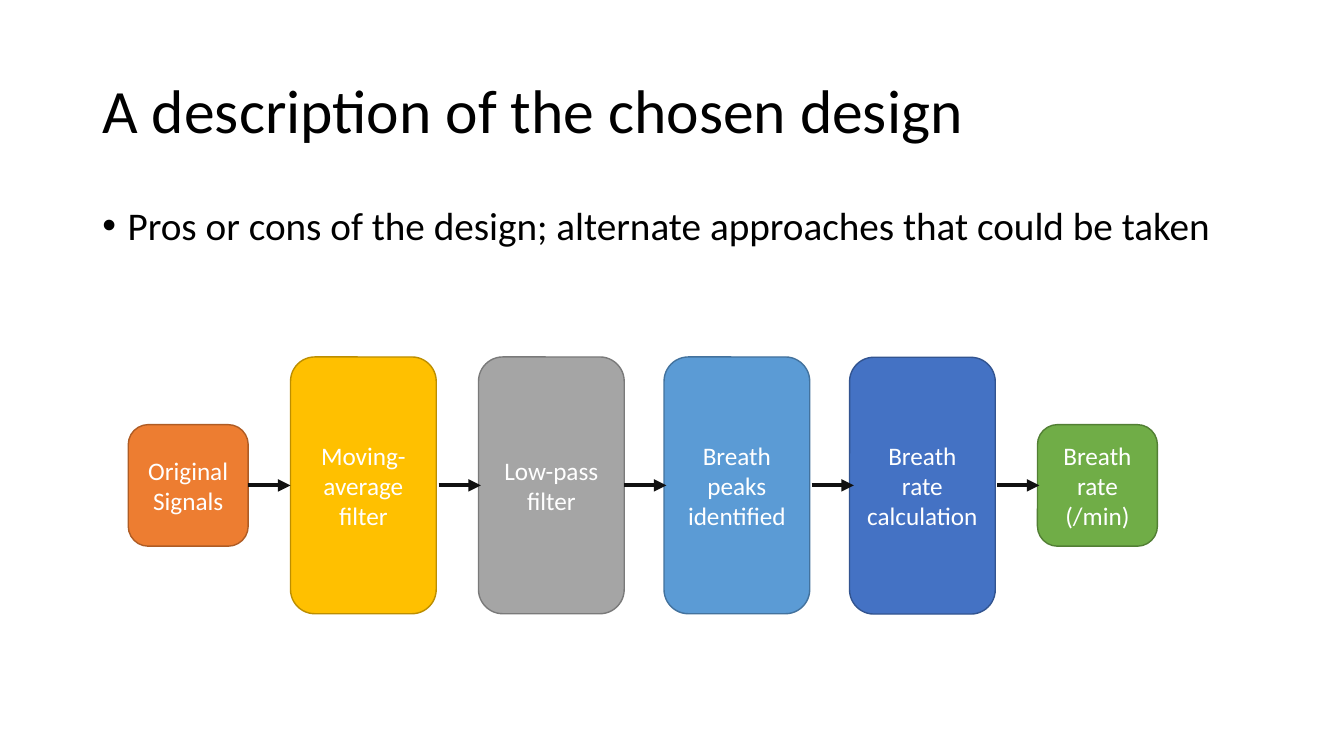
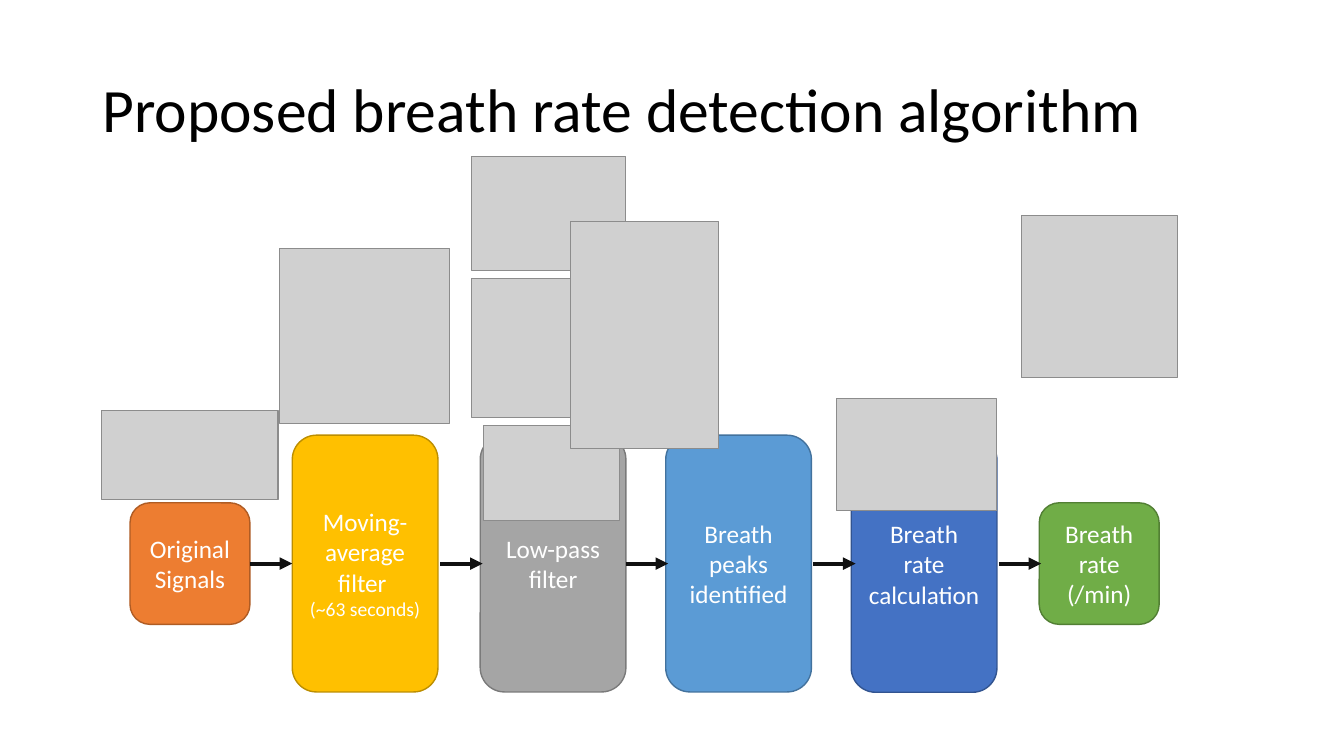
Before and after one commit to AoibheT-H/Algorithm_Challenge, a slide deck: slide 2 of Aoibhe_Turner_Heaney_Algorithm_Challenge_Presentation.pptx. Drawn at 1344x756 pixels with LibreOffice and Linux fonts; fonts in the diff are those of the drawing; grey boxes stand for pictures. Boxes give left, top, right and bottom in pixels: in the first picture for what was removed or moved away, otherwise in the second. Text is boxed around its words. In the diff, an @@ line names an element or a change of style, - is before the commit and + after.

Commit message:
Added to presentation

```diff
--- a/Aoibhe_Turner_Heaney_Algorithm_Challenge_Presentation.pptx
+++ b/Aoibhe_Turner_Heaney_Algorithm_Challenge_Presentation.pptx
@@ title at [102,89,1140,143]: text changed @@
-A description of the chosen design
+Proposed breath rate detection algorithm
@@ picture added at [472,156,626,271] @@
@@ text removed at [128,212,1210,247] @@
-• Pros or cons of the design; alternate approaches that could be taken
@@ picture added at [571,221,719,449] @@
@@ picture added at [1021,216,1178,378] @@
@@ picture added at [279,248,450,423] @@
@@ picture added at [472,278,626,417] @@
@@ picture added at [102,411,278,500] @@
@@ picture added at [837,398,997,510] @@
@@ picture added at [484,425,620,520] @@
@@ rounded rectangle "Breath rate (/min)": place and size @@
-rounded rectangle "Breath rate (/min)" at [1037,424,1157,546]
+rounded rectangle "Breath rate (/min)" at [1040,503,1159,625]
@@ 5 rounded rectangles, 5 arrows: place and size @@
-5 rounded rectangles, 5 arrows at [128,357,1040,614]
+5 rounded rectangles, 5 arrows at [130,436,1042,693]
@@ text in rounded rectangle at [310,602,420,619]: paragraph added @@
+(~63 seconds)
```
Also in this commit, not shown: 2 slides added, 2 slides removed.
